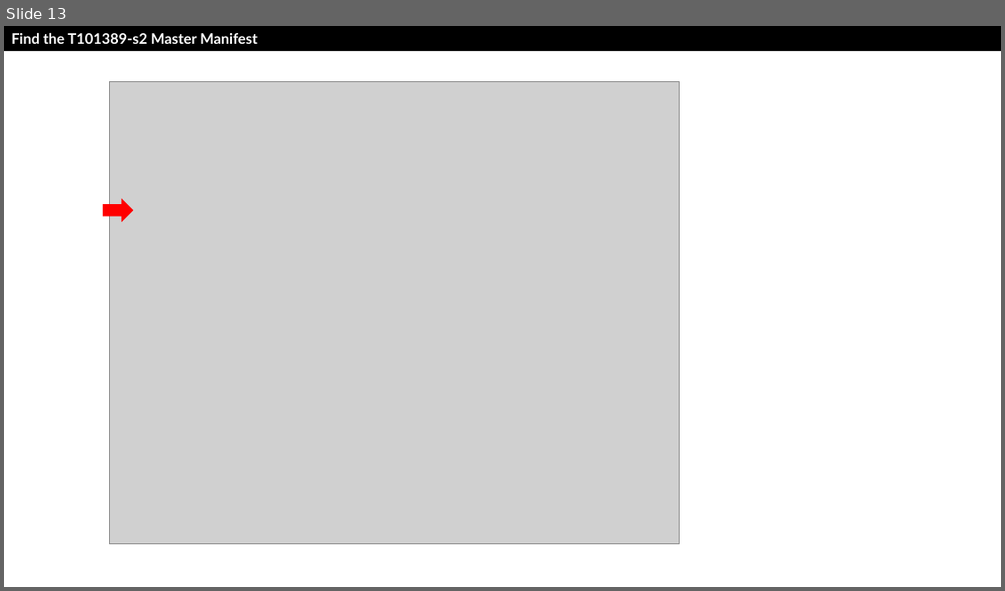
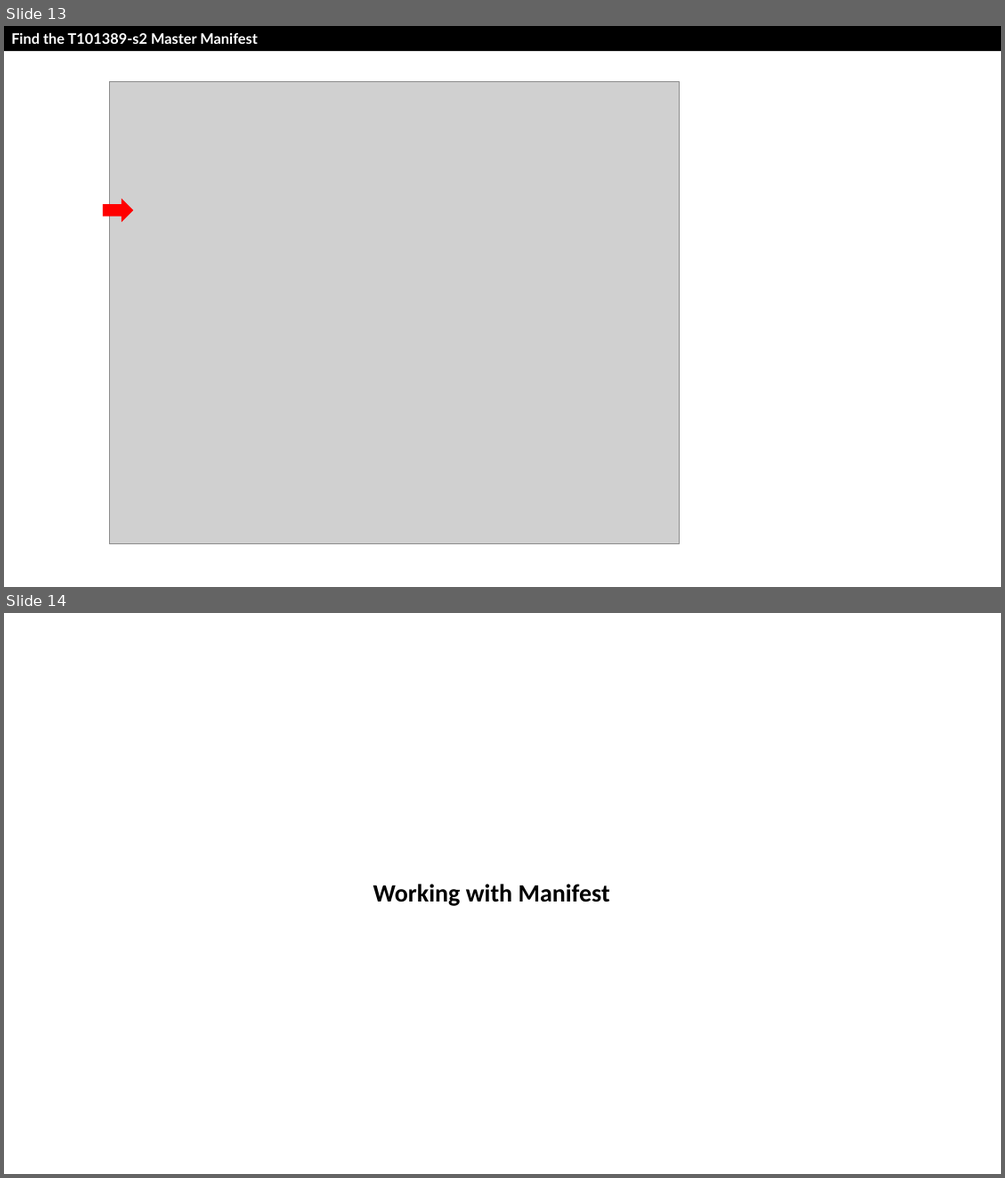
Before and after one commit to drfranknlee/udc-for-image-analytics, a slide deck: scenario3/recording/T101389-Scenario3-v20210921.pptx. Shown one above the other, each under a label of ours: slide 13 before the commit, slides 13 and 14 after it. The pictures are 1005x591 and 1005x1178 pixels, drawn with LibreOffice and Linux fonts; fonts in the diff are those of the drawing; grey boxes stand for pictures. Boxes give left, top, right and bottom in pixels: in the first picture for what was removed or moved away, otherwise in the second. Text is boxed around its words. In the diff, an @@ line names an element or a change of style, - is before the commit and + after.

```diff
--- a/scenario3/recording/T101389-Scenario3-v20210921.pptx
+++ b/scenario3/recording/T101389-Scenario3-v20210921.pptx
@@ slide 14 added at <box>4,613,1001,1174</box>, background #FFFFFF @@
@@ title added at <box>373,884,610,906</box>, 24 pt, text #000000, bold @@
+Working with Manifest
```
Also in this commit, not shown: 1 slide changed, 1 other slide added, 1 slide removed, 16 other files.
